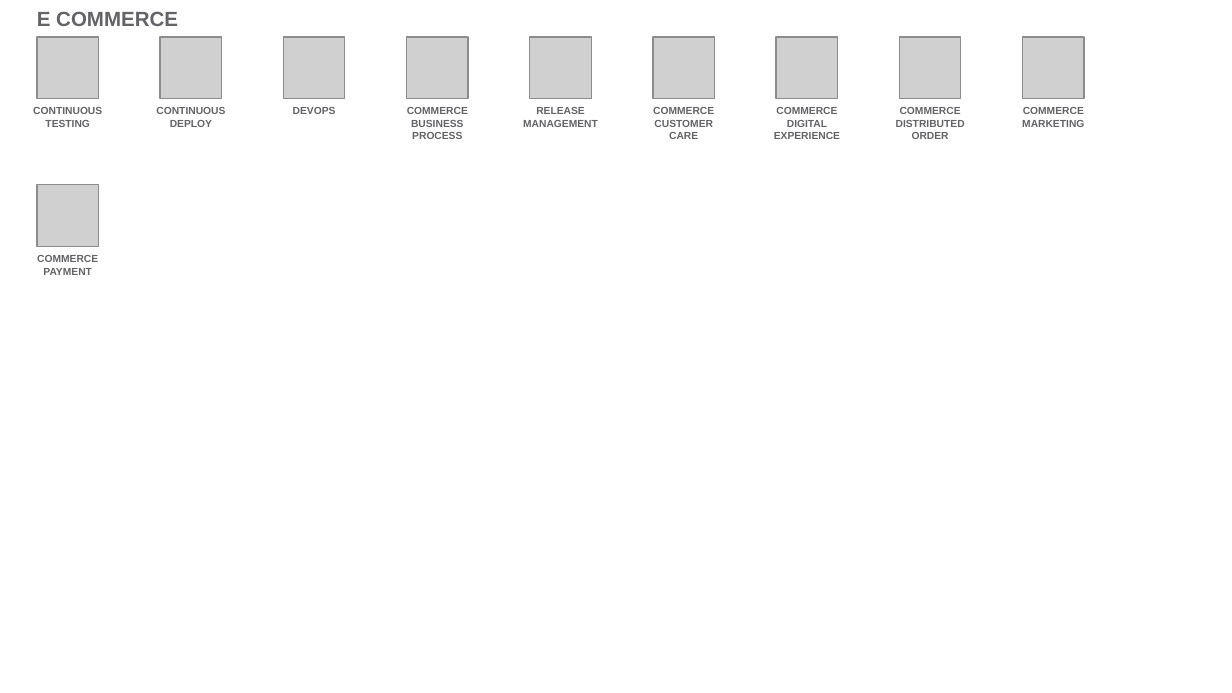
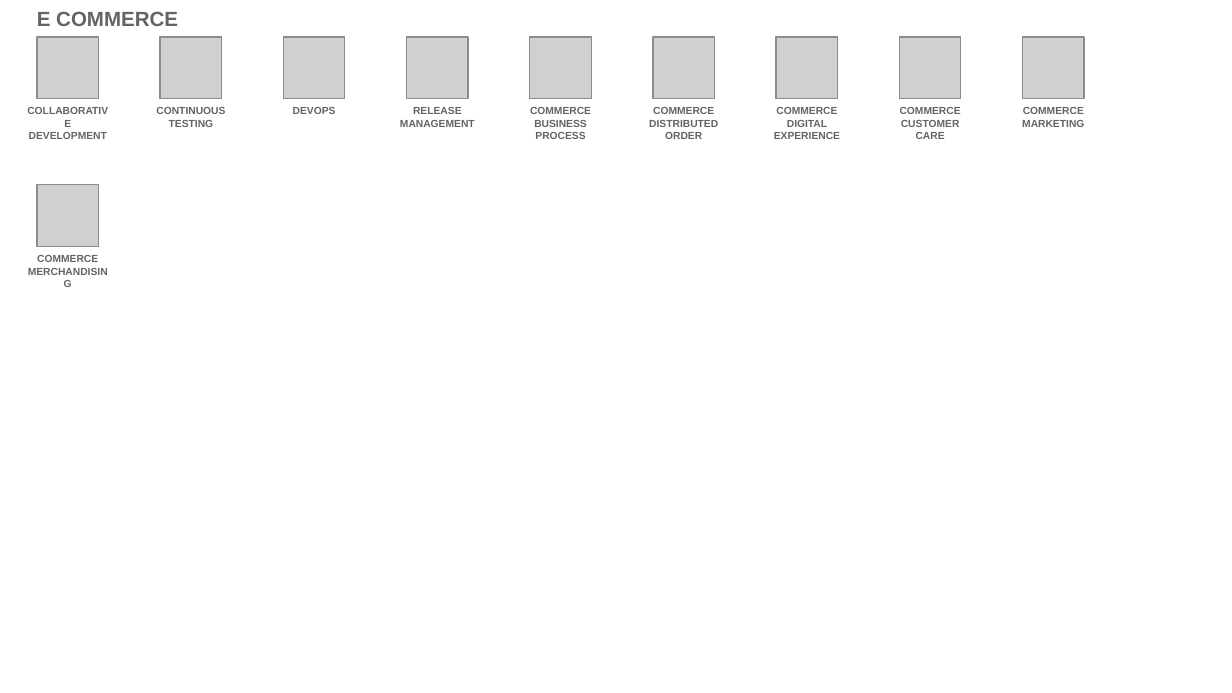
Before and after one commit to l2fprod/myarchitecture, a slide deck: slide 17 of mycatalog-architecture-diagram-template.pptx. Drawn at 1232x693 pixels with LibreOffice and Linux fonts; fonts in the diff are those of the drawing; grey boxes stand for pictures. Boxes give left, top, right and bottom in pixels: in the first picture for what was removed or moved away, otherwise in the second. Text is boxed around its words. In the diff, an @@ line names an element or a change of style, - is before the commit and + after.

```diff
--- a/mycatalog-architecture-diagram-template.pptx
+++ b/mycatalog-architecture-diagram-template.pptx
@@ text at bbox=[156, 107, 225, 127]: text changed @@
-CONTINUOUS DEPLOY
+CONTINUOUS TESTING
@@ text "RELEASE MANAGEMENT": place and size @@
-text "RELEASE MANAGEMENT" at bbox=[523, 107, 598, 127]
+text "RELEASE MANAGEMENT" at bbox=[400, 107, 475, 127]
@@ text "COMMERCE BUSINESS PROCESS": place and size @@
-text "COMMERCE BUSINESS PROCESS" at bbox=[407, 107, 468, 139]
+text "COMMERCE BUSINESS PROCESS" at bbox=[530, 107, 591, 139]
@@ text at bbox=[649, 107, 718, 139]: text changed @@
-COMMERCE CUSTOMER CARE
+COMMERCE DISTRIBUTED ORDER
@@ text at bbox=[900, 107, 961, 139]: text changed @@
-COMMERCE DISTRIBUTED ORDER
+COMMERCE CUSTOMER CARE
@@ text at bbox=[29, 132, 107, 139]: text changed @@
-CONTINUOUS TESTING
+COLLABORATIVE DEVELOPMENT
@@ text at bbox=[37, 255, 98, 262]: text changed @@
-COMMERCE PAYMENT
+COMMERCE MERCHANDISING
```
Also in this commit, not shown: 13 other slides changed.
